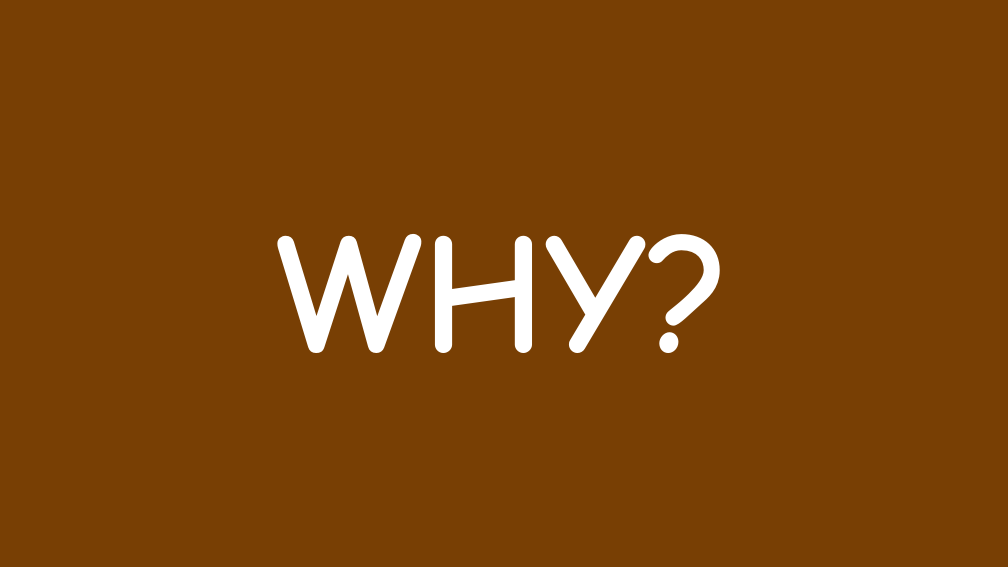
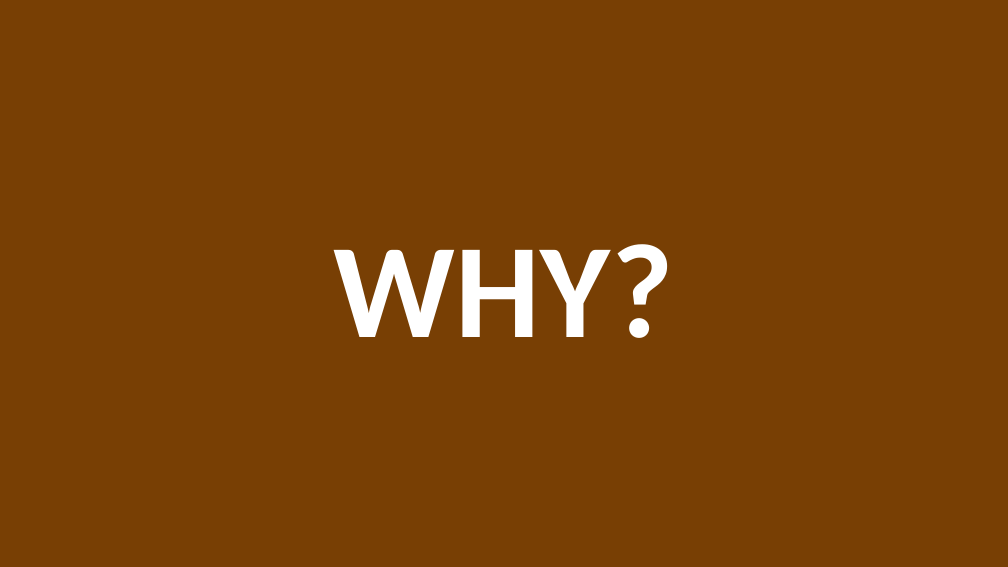
Before and after one commit to Elsamarsantos/PharmaFriend, a slide deck: slide 4 of PharmaFriend.pptx. Drawn at 1008x567 pixels with LibreOffice and Linux fonts; fonts in the diff are those of the drawing; background and template pictures are left out. Boxes give left, top, right and bottom in pixels: in the first picture for what was removed or moved away, otherwise in the second. Text is boxed around its words. In the diff, an @@ line names an element or a change of style, - is before the commit and + after.

```diff
--- a/PharmaFriend.pptx
+++ b/PharmaFriend.pptx
@@ title "WHY?" at box(0, 0, 1008, 566): size 123 to 96 pt, font Comic Neue to Calibri @@
```
Also in this commit, not shown: 13 other slides changed, 1 slide removed, 2 other files.
